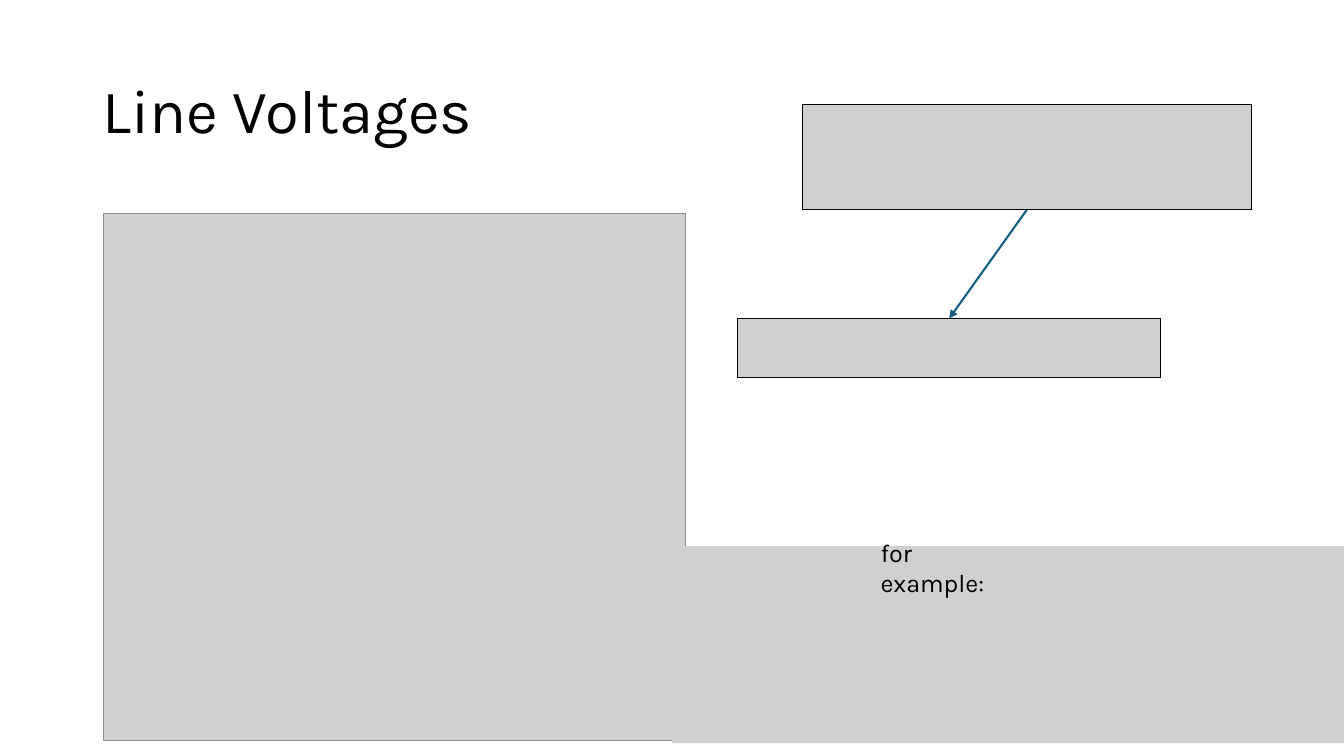
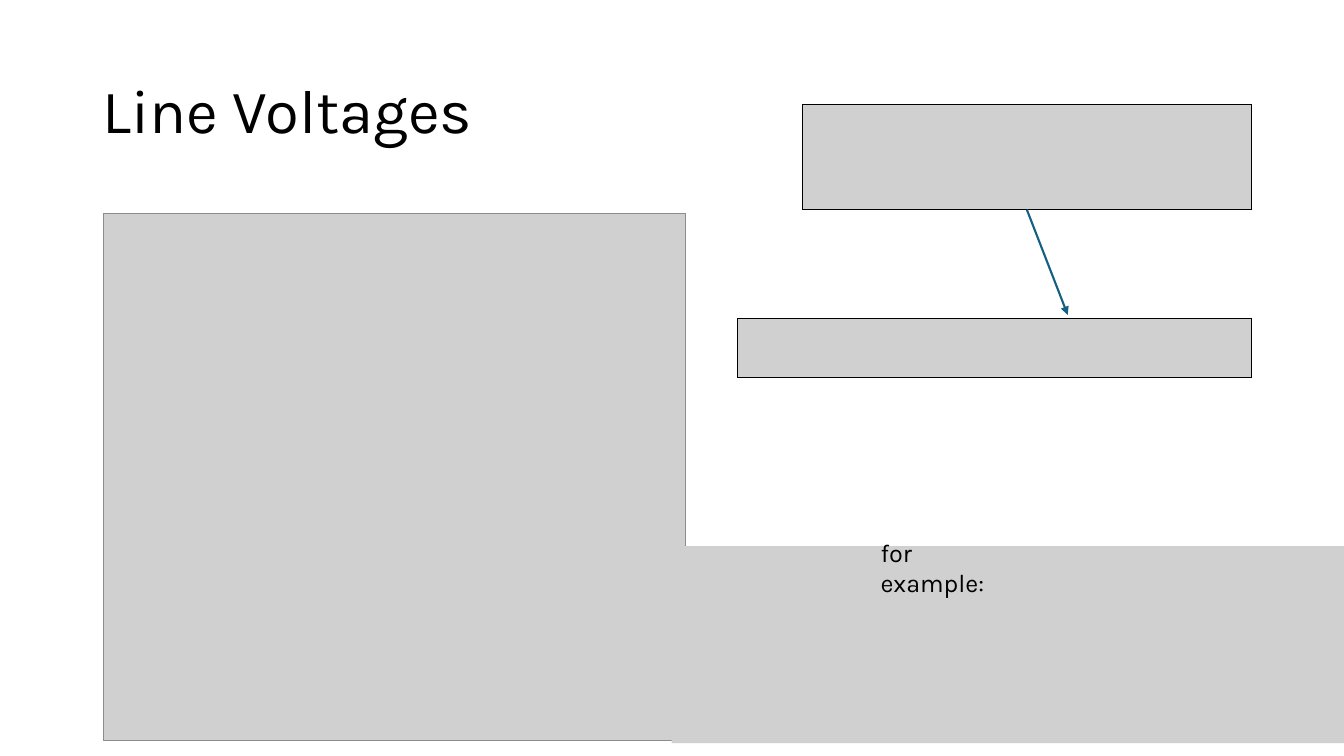
Before and after one commit to FelixWick/intro_electrical_eng, a slide deck: slide 52 of slides/4_ACtech.pptx. Drawn at 1344x756 pixels with LibreOffice and Linux fonts; fonts in the diff are those of the drawing; grey boxes stand for pictures. Boxes give left, top, right and bottom in pixels: in the first picture for what was removed or moved away, otherwise in the second. Text is boxed around its words. In the diff, an @@ line names an element or a change of style, - is before the commit and + after.

```diff
--- a/slides/4_ACtech.pptx
+++ b/slides/4_ACtech.pptx
@@ arrow moved from (1027, 210) - (950, 319) to (1027, 210) - (1068, 315) @@
@@ picture resized from (x1=738, y1=319, x2=1162, y2=378) to (x1=738, y1=319, x2=1252, y2=378) @@
```
Also in this commit, not shown: 3 other slides changed, 2 slides added, 1 other file.
